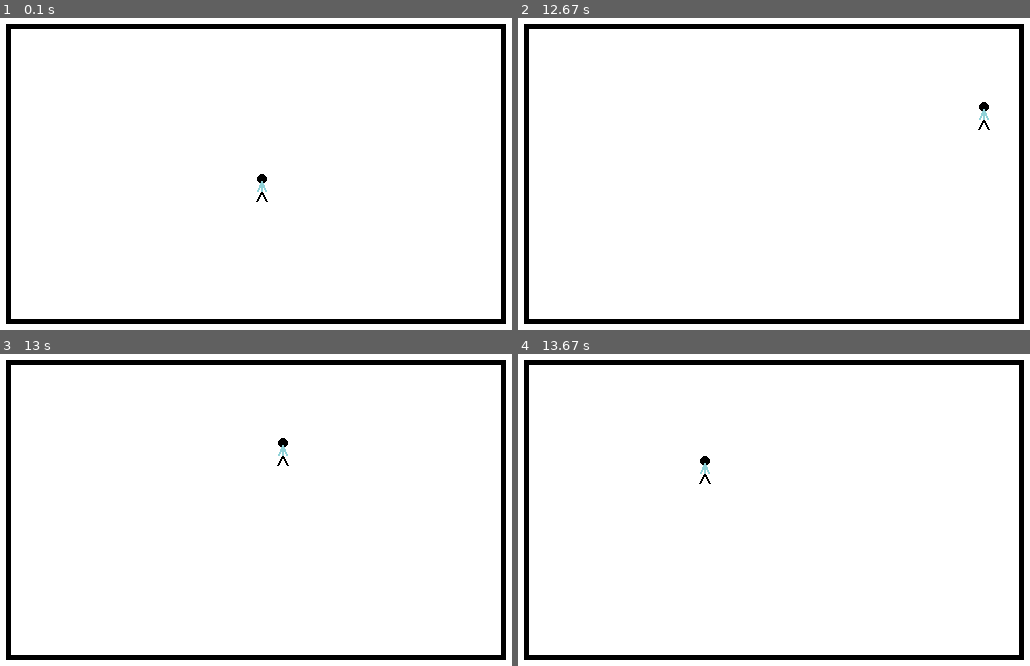
Above: before the commit, frames 1-4 (two rows, left to right).
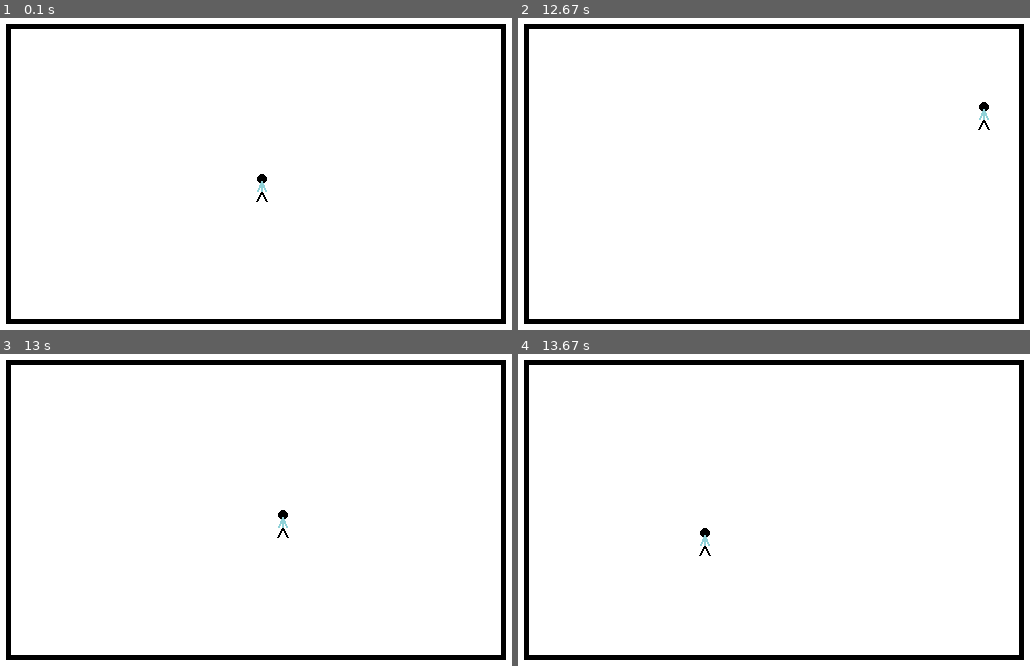
Above: after the commit, the same moments.

Repository: isabelbrandin/pygame-test
Game: pygame game, started from test.py
Two runs of this game, one before a commit and one after it. Both use one fixed random seed, a clock stepped at 60 frames per second and the inputs below.
Inputs:
- Up to frame 1 (0.1 s): no input
- Up to frame 2 (12.67 s): hold Up 0.33-0.8 s; hold Right 0.83-1.47 s; hold Down 1.5-1.87 s; hold Left 1.9-2.37 s; hold Right 2.4-2.87 s; hold Up 2.9-3.2 s; hold Right 3.23-3.7 s; hold Left 3.73-4.27 s; hold Down 4.3-4.6 s; hold Left 4.63-5.03 s; hold Up 5.07-5.43 s; hold Right 5.47-6.1 s; hold Down 6.13-6.5 s; hold Left 6.53-7 s; hold Right 7.03-7.5 s; hold Up 7.53-7.83 s; hold Right 7.87-8.33 s; hold Left 8.37-8.9 s; hold Down 8.93-9.23 s; hold Left 9.27-9.67 s; hold Up 9.7-10.07 s; hold Right 10.1-10.73 s; hold Down 10.77-11.13 s; hold Left 11.17-11.63 s; hold Right 11.67-12.13 s; hold Up 12.17-12.47 s; hold Right from 12.5 s (still down)
- Up to frame 3 (13 s): release Right at 12.97 s
- Up to frame 4 (13.67 s): hold Left 13-13.53 s; hold Down from 13.57 s (still down)

Frames 1-2 are identical in both runs. In frame 3, 0.2% of the frame differs, in the area x 54-57%, y 26-59%; in frame 4, 0.2%.

Commit message:
fixat ett fel

Diff:
--- a/test.py
+++ b/test.py
@@ -67,9 +67,8 @@
 
     pygame.draw.rect(screen, BLACK, [100, 100, 500, 300], 5)
 
-    if x_coord > 586 or x_coord < 105:
+    if x_coord > 586 or x_coord < 105 or y_coord > 370 or y_coord < 100:
         x_coord = 350
-    if y_coord > 370 or y_coord < 100:
         y_coord = 250
 
     # --- Go ahead and update the screen with what we've drawn.
